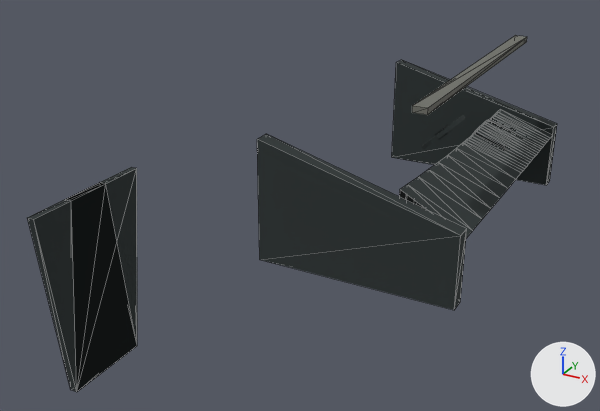
One commit to the glTF model src/render/assets/arocs-1835-ak-interior.glb: the scene before it, then after it.
Rendered twice from a 50 mm lens placed at (6.63, -5.72, 4.27), pointed at (3.33, 0.28, 1.27). The axes (+X, +Y, +Z) are drawn at lower right. The lights are the same throughout. The first picture is the older version. Mesh edges are drawn as thin lines on the coarser meshes. Where no turn or scale is listed for an object, it has been applied to the vertices. Vertices at exactly the same position are counted once.

In view in the first picture: 'interior', 'pillar-left', 'pillar-right' and 1 more.
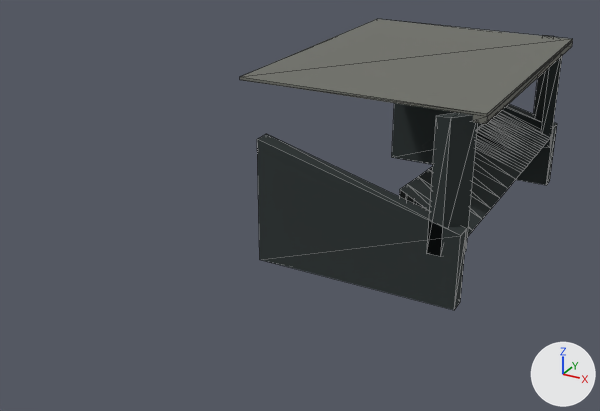
Where the newer file only moved an object's origin or applied its transform, the numbers keep the older frame.

The change, as a list of edits to the scene's bpy script:
```text
Change me_interior:
    used by ob_interior; location = (4.57, 0.0, 2.175)
    remove me_interior.from_pydata(...)  # 105 vertices, 140 faces; spans x -0.72..0.72, y -1.25..1.25, z -0.63..0.63
    add me_interior.from_pydata(...)  # 97 vertices, 128 faces; spans x -0.72..0.72, y -1.25..1.25, z -0.63..0.28
    me_interior part 1: the loose piece of 8 vertices spanning x 0.32..0.42, y -1.13..1.13, z 0.58..0.63 is deleted
Add me_pillars:
    me_pillars.from_pydata(...)  # 16 vertices, 24 faces; spans x -0.1..0.1, y -1.25..1.25, z -0.45..0.45
    me_pillars.materials.append(mat_pillar_right)
Add me_header:
    me_header.from_pydata(...)  # 22 vertices, 36 faces; spans x -0.85..0.85, y -1.13..1.13, z -0.09..0.09
    me_header.materials.append(mat_pillar_left)
Remove ob_pillar_left:
    ob_pillar_left = bpy.data.objects.new('pillar-left', me_pillar_left)
    ob_pillar_left.location = (1.04, -0.125, 0.0)
Remove ob_pillar_right:
    ob_pillar_right = bpy.data.objects.new('pillar-right', me_pillar_right)
    ob_pillar_right.location = (1.04, 0.125, 0.0)
Add ob_pillars:
    ob_pillars = bpy.data.objects.new('pillars', me_pillars)
    ob_pillars.location = (5.187, 0.0, 2.35)
Add ob_header:
    ob_header = bpy.data.objects.new('header', me_header)
    ob_header.location = (4.5, 0.0, 2.729)
```

Pixel boxes (x1, y1, x2, y2) of what changed, in the pictures (600 x 411 px):
'interior', reshaped: before (257, 36, 557, 310); after (257, 103, 557, 310)
'header', added: after (240, 19, 573, 124)
'pillar-right', deleted: before (69, 167, 137, 391)
'pillars', added: after (427, 35, 562, 256)
'pillar-left', deleted: before (27, 183, 105, 392)
part 1 of me_interior, deleted: before (412, 36, 527, 115)
